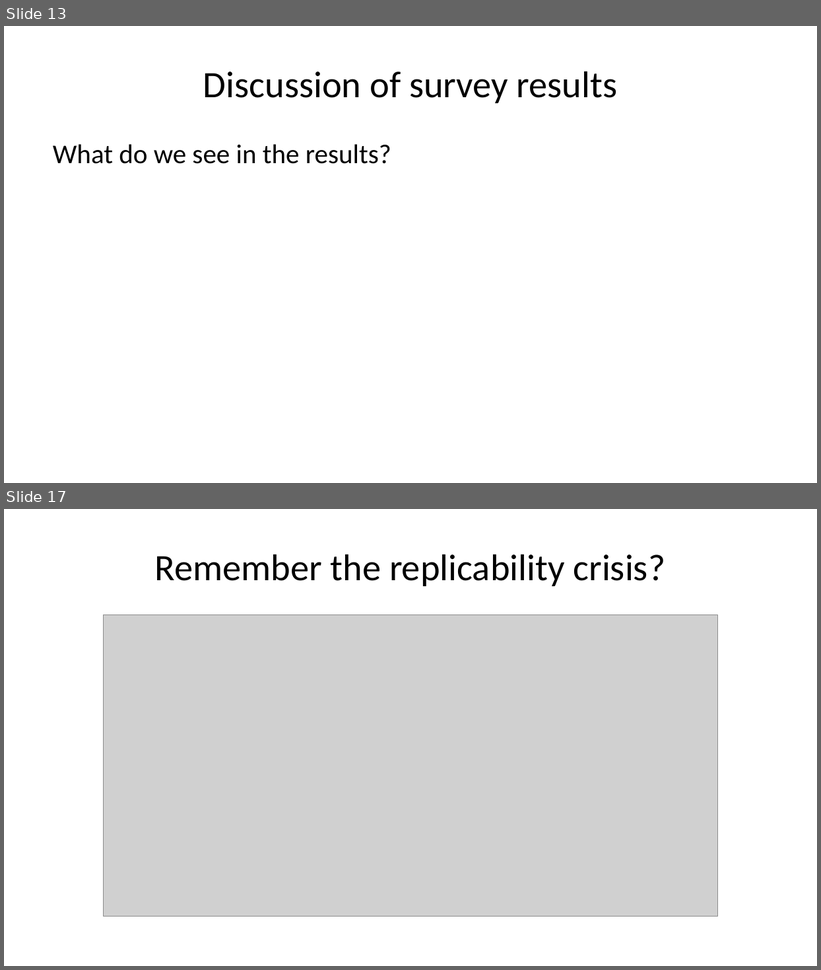
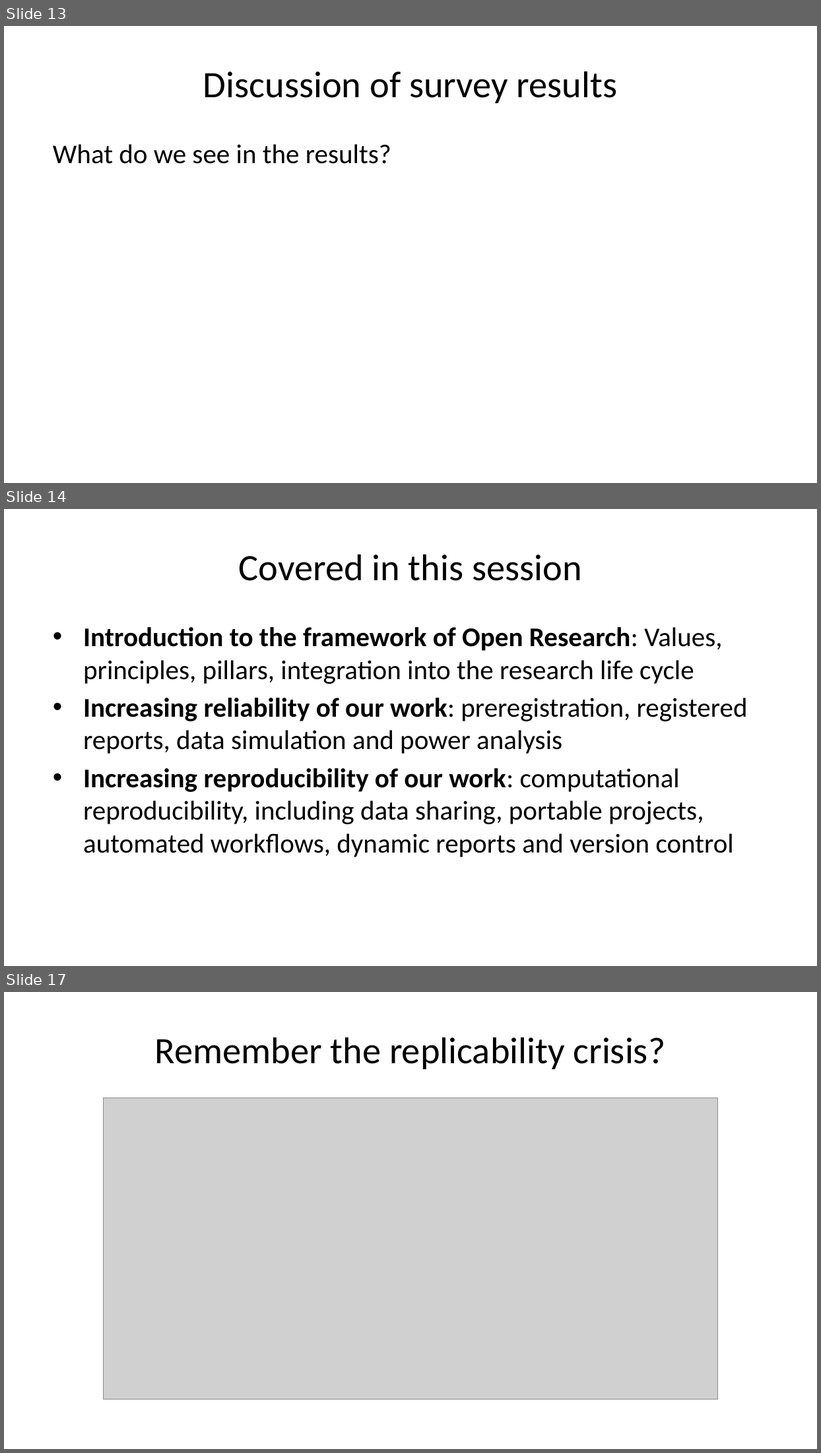
Before and after one commit to lmu-osc/train-the-trainer-student-track-OS, a slide deck: materials/OS-M1/OS-M1-S2-Credibility/OS-M1-S2-Credibility-slides.pptx. Shown one above the other, each under a label of ours: slides 13 and 17 before the commit, slides 13, 14 and 17 after it; the slides between them are not shown. The pictures are 821x970 and 821x1453 pixels, drawn with LibreOffice and Linux fonts; fonts in the diff are those of the drawing; grey boxes stand for pictures. Boxes give left, top, right and bottom in pixels: in the first picture for what was removed or moved away, otherwise in the second. Text is boxed around its words. In the diff, an @@ line names an element or a change of style, - is before the commit and + after.

```diff
--- a/materials/OS-M1/OS-M1-S2-Credibility/OS-M1-S2-Credibility-slides.pptx
+++ b/materials/OS-M1/OS-M1-S2-Credibility/OS-M1-S2-Credibility-slides.pptx
@@ slide 14 added at [4,509,817,966], background #FFFFFF @@
@@ title added at [239,554,582,581], 33 pt, text #000000 @@
+Covered in this session
@@ text added at [83,627,748,857], 24 pt, text #000000 @@
+• Introduction to the framework of Open Research: Values, principles, pillars, integration into the research life cycle
+• Increasing reliability of our work: preregistration, registered reports, data simulation and power analysis
+• Increasing reproducibility of our work: computational reproducibility, including data sharing, portable projects, automated workflows, dynamic reports and version control
```
Also in this commit, not shown: 3 slides changed, 3 other slides added, 3 slides removed, 28 other files.
